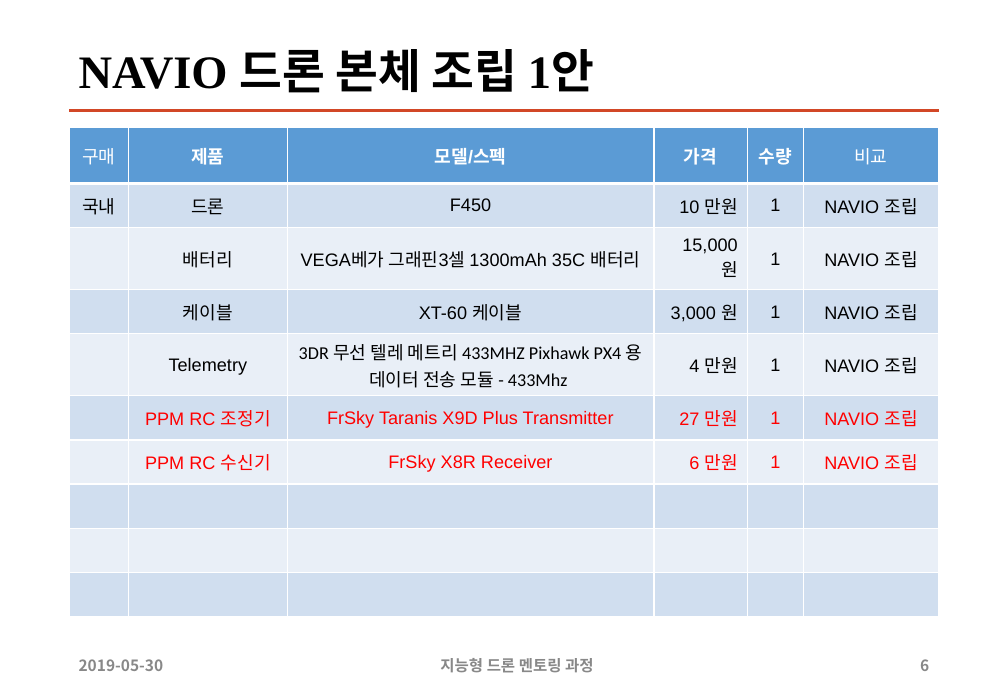
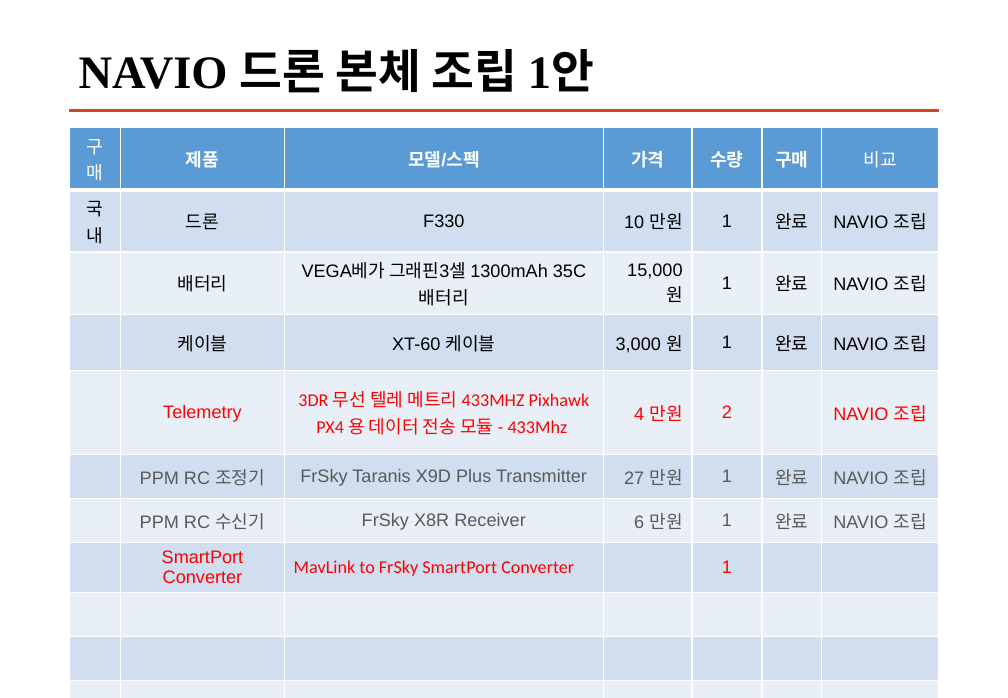
Before and after one commit to sunabove/autopilot_doc, a slide deck: slide 6 of 120 구매/108 2차 지능형 드론 멘토링 HW 구매 목록 19년 6월 V1.2.1.pptx. Drawn at 1008x698 pixels with LibreOffice and Linux fonts; fonts in the diff are those of the drawing. Boxes give left, top, right and bottom in pixels: in the first picture for what was removed or moved away, otherwise in the second. Text is boxed around its words. In the diff, an @@ line names an element or a change of style, - is before the commit and + after.

```diff
--- a/120 구매/108 2차 지능형 드론 멘토링 HW 구매 목록 19년 6월 V1.2.1.pptx
+++ b/120 구매/108 2차 지능형 드론 멘토링 HW 구매 목록 19년 6월 V1.2.1.pptx
@@ table at (x1=69, y1=128, x2=938, y2=680) @@
-구매 | 제품 | 모델/스펙 | 가격 | 수량 | 비교
-국내 | 드론 | F450 | 10 만원 | 1 | NAVIO 조립
- | 배터리 | VEGA베가 그래핀3셀 1300mAh 35C 배터리 | 15,000원 | 1 | NAVIO 조립
- | 케이블 | XT-60 케이블 | 3,000 원 | 1 | NAVIO 조립
- | Telemetry | 3DR 무선 텔레 메트리 433MHZ Pixhawk PX4 용 데이터 전송 모듈 - 433Mhz | 4 만원 | 1 | NAVIO 조립
- | PPM RC 조정기 | FrSky Taranis X9D Plus Transmitter | 27 만원 | 1 | NAVIO 조립
- | PPM RC 수신기 | FrSky X8R Receiver | 6 만원 | 1 | NAVIO 조립
- |  |  |  |  | 
- |  |  |  |  | 
- |  |  |  |  | 
+구매 | 제품 | 모델/스펙 | 가격 | 수량 | 구매 | 비교
+국내 | 드론 | F330 | 10 만원 | 1 | 완료 | NAVIO 조립
+ | 배터리 | VEGA베가 그래핀3셀 1300mAh 35C 배터리 | 15,000원 | 1 | 완료 | NAVIO 조립
+ | 케이블 | XT-60 케이블 | 3,000 원 | 1 | 완료 | NAVIO 조립
+ | Telemetry | 3DR 무선 텔레 메트리 433MHZ Pixhawk PX4 용 데이터 전송 모듈 - 433Mhz | 4 만원 | 2 |  | NAVIO 조립
+ | PPM RC 조정기 | FrSky Taranis X9D Plus Transmitter | 27 만원 | 1 | 완료 | NAVIO 조립
+ | PPM RC 수신기 | FrSky X8R Receiver | 6 만원 | 1 | 완료 | NAVIO 조립
+ | SmartPort Converter | MavLink to FrSky SmartPort Converter |  | 1 |  | 
+ |  |  |  |  |  | 
+ |  |  |  |  |  | 
+ |  |  |  |  |  | 
@@ text removed at (x1=79, y1=659, x2=164, y2=671) @@
-2019-05-30
@@ text removed at (x1=440, y1=658, x2=593, y2=673) @@
-지능형 드론 멘토링 과정
@@ page number removed at (x1=920, y1=659, x2=929, y2=671) @@
-6
```
Also in this commit, not shown: 5 other slides changed, 2 slides added, 3 other files.
